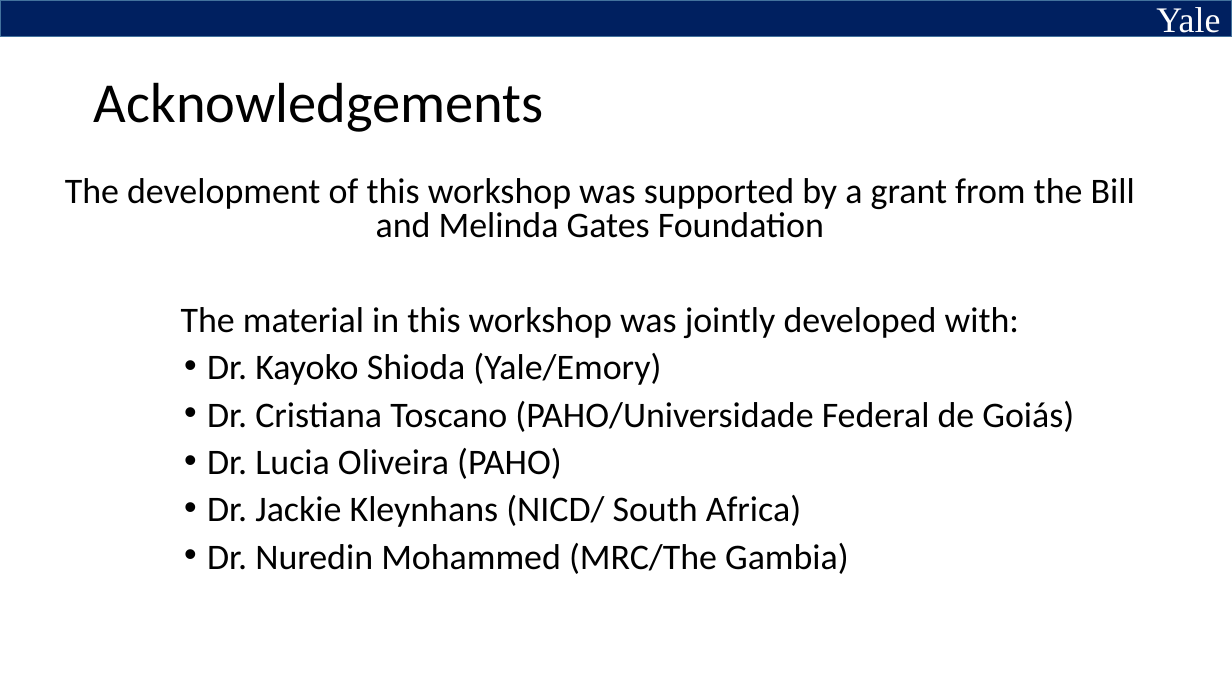
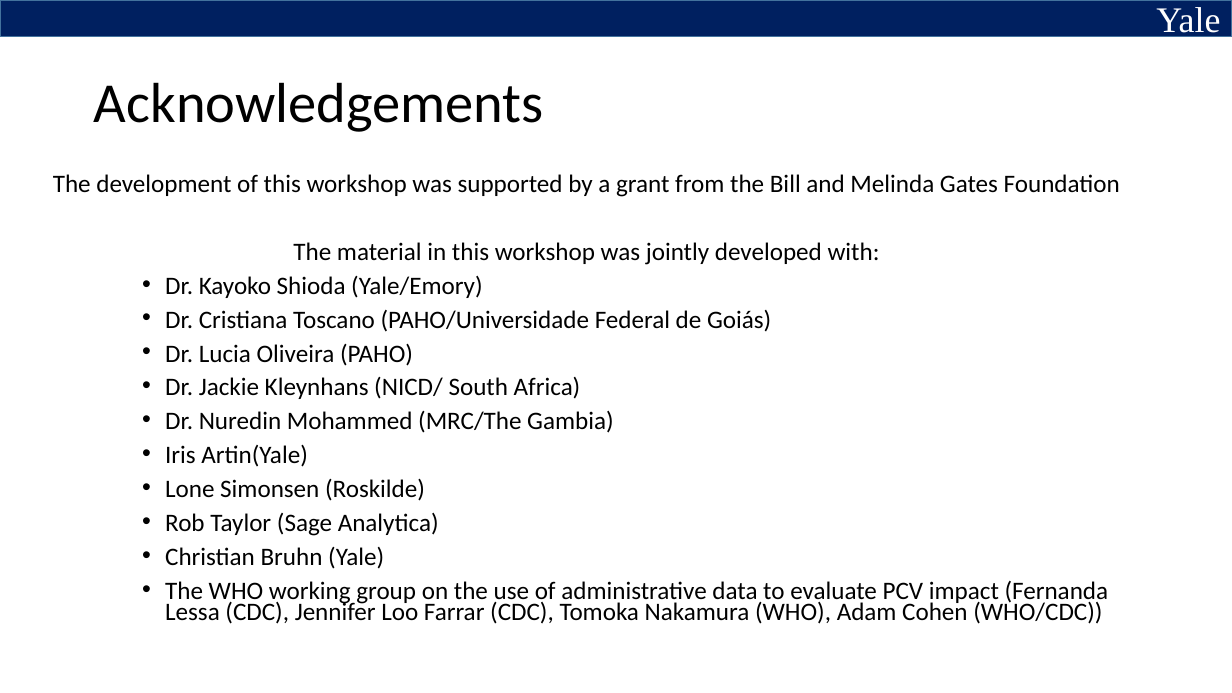
Before and after one commit to YalePublicHealthSurveillance/YaleIntroPublicHealthSurveillance.github.io, a slide deck: slide 2 of Slides/Slides for Video 1_Introduction to the Workshop.pptx. Drawn at 1232x693 pixels with LibreOffice and Linux fonts; fonts in the diff are those of the drawing. Boxes give left, top, right and bottom in pixels: in the first picture for what was removed or moved away, otherwise in the second. Text is boxed around its words. In the diff, an @@ line names an element or a change of style, - is before the commit and + after.

```diff
--- a/Slides/Slides for Video 1_Introduction to the Workshop.pptx
+++ b/Slides/Slides for Video 1_Introduction to the Workshop.pptx
@@ text "The development of this workshop ...": place and size @@
-text "The development of this workshop ..." at bbox=[65, 178, 1135, 574]
+text "The development of this workshop ..." at bbox=[53, 174, 1120, 624]
@@ text at bbox=[53, 174, 1120, 433]: size 28 to 19.6 pt in "The development of this workshop was supported ...", "The material in this workshop was jointly ...", "Dr. Kayoko Shioda (Yale/Emory)", "Dr. Cristiana Toscano (PAHO/Universidade Federal de Goiás)" and 3 more places; line spacing 0.8 to 0.7 @@
@@ text at bbox=[165, 445, 1109, 624]: paragraphs added @@
+• Iris Artin(Yale)
+• Lone Simonsen (Roskilde)
+• Rob Taylor (Sage Analytica)
+• Christian Bruhn (Yale)
+• The WHO working group on the use of administrative data to evaluate PCV impact (Fernanda Lessa (CDC), Jennifer Loo Farrar (CDC), Tomoka Nakamura (WHO), Adam Cohen (WHO/CDC))
```
Also in this commit, not shown: 1 other slide changed, 1 other file.
